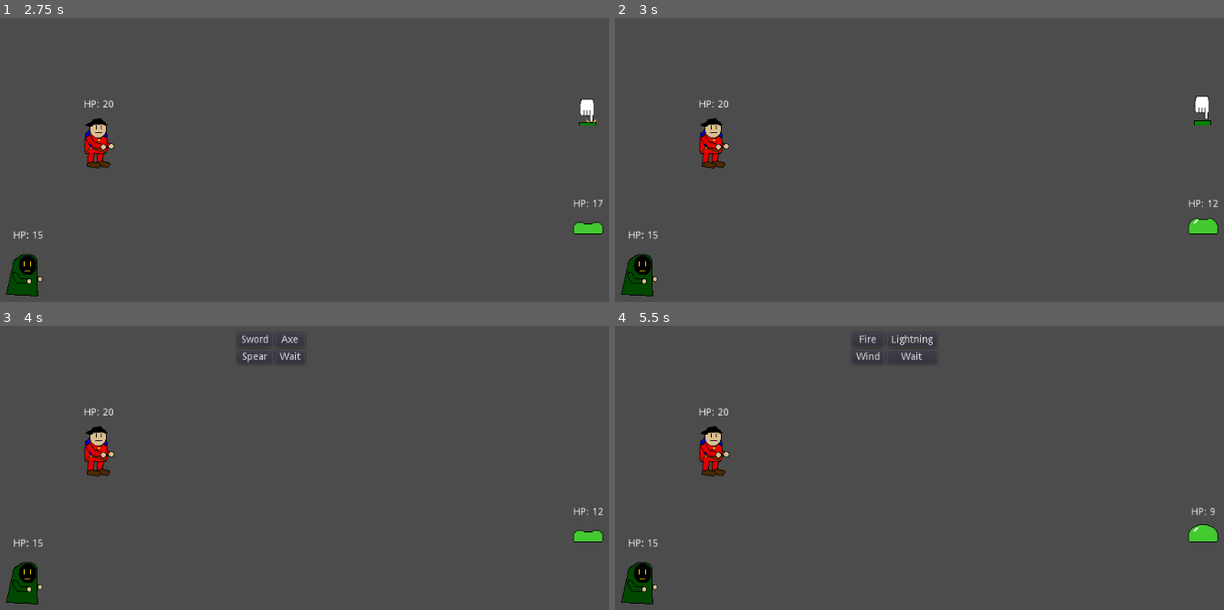
Above: before the commit, frames 1-4 (two rows, left to right).
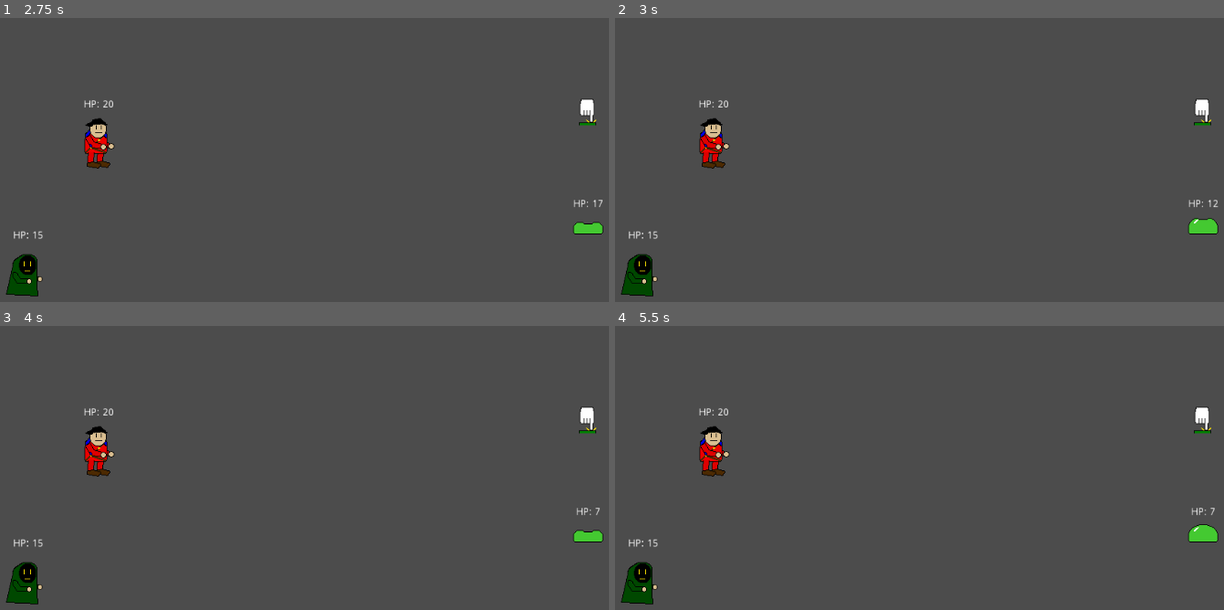
Above: after the commit, the same moments.

Repository: Mariolink528/Spellblade-Arena
Game: Godot game, scene res://Main.tscn
Same seed, same stepped clock (60 frames per second), same inputs: the game is played once before the commit and once after it.
Inputs (mouse positions are in pixels of both pictures, inside the frame that each line leads up to):
- Up to frame 1 (2.75 s): click "Sword" at 0.5 s; tap Enter at 1.25 s; tap X at 1.35 s; tap C at 1.55 s; click "Fire" at 2 s
- Up to frame 2 (3 s): tap C at 2.85 s
- Up to frame 3 (4 s): tap X at 3.05, 3.6 s; tap Space at 3.5 s; tap C at 3.8 s
- Up to frame 4 (5.5 s): click (907, 340) at 4.25 s, where only the run before the commit has a clickable "Axe"; tap Enter at 5 s; tap C at 5.1 s; tap X at 5.3 s

Frame 1 is identical in both runs. In frame 2, 0.1% of the frame differs, in the area x 95-98%, y 27-37%; in frame 3, 0.5%, in the area x 39-100%, y 3-67%; in frame 4, 0.5%.

Commit message:
adding Next Battle button

Diff:
--- a/Battle.gd
+++ b/Battle.gd
@@ -1,6 +1,4 @@
 extends Node2D
-
-
 # Declare member variables here. Examples:
 # var a = 2
 onready var enemy = $Enemy
@@ -11,7 +9,7 @@
 func _ready():
 	$Battle_Menu/Mage_Menu.hide()
 	$ACDisplay.hide()
-
+	$Battle_Menu/Next_Battle.hide()
 #Knight Menu Functions
 func _on_Sword_Button_pressed():
 	if enemy!= null:
@@ -21,7 +19,6 @@
 		$ACDisplay.frame = 0
 		$ACDisplay.show()
 	$Battle_Menu/Knight_Menu.hide()
-
 func _on_Axe_Button_pressed():
 	if enemy!= null:
 		attack = 2
@@ -41,7 +38,6 @@
 func _on_Knight_Wait_Button_pressed():
 	$Battle_Menu/Mage_Menu.show()
 	$Battle_Menu/Knight_Menu.hide()
-
 #Mage Menu functions
 func _on_Fire_Button_pressed():
 	if enemy!= null:
@@ -51,8 +47,6 @@
 		$ACDisplay.frame = 2
 		$ACDisplay.show()
 	$Battle_Menu/Mage_Menu.hide()
-
-
 func _on_Lightning_Button_pressed():
 	if enemy!= null:
 		attack = 5
@@ -83,8 +77,6 @@
 	$ACDisplay.frame = 0
 	$EndWindow.start(1)
 	$ACDisplay.show()
-
-
 func _on_Enemy_attack_zero():
 	attack = 8
 	window = "Mage"
@@ -93,9 +85,6 @@
 	$ACDisplay.frame = 2
 	$ACDisplay.show()
 
-
-
-
 func _unhandled_input(event):
 	if event is InputEventKey:
 		if event.pressed and event.scancode == KEY_X:
@@ -109,6 +98,7 @@
 					if enemy.hp <= 0:
 						enemy.queue_free()
 						enemy = null
+						$Battle_Menu/Next_Battle.show()
 					else:
 						$Battle_Menu/Mage_Menu.show()
 				elif attack == 2:
@@ -120,6 +110,7 @@
 					if enemy.hp <= 0:
 						enemy.queue_free()
 						enemy = null
+						$Battle_Menu/Next_Battle.show()
 					else:
 						$Battle_Menu/Mage_Menu.show()
 				elif attack == 3:
@@ -131,6 +122,7 @@
 					if enemy.hp <= 0:
 						enemy.queue_free()
 						enemy = null
+						$Battle_Menu/Next_Battle.show()
 					else:
 						$Battle_Menu/Mage_Menu.show()
 				elif attack == 7:
@@ -146,6 +138,10 @@
 					if enemy.hp <= 0:
 						enemy.queue_free()
 						enemy = null
+						$StartWindow.stop()
+						$EndWindow.stop()
+						$ACDisplay.hide()
+						$Battle_Menu/Next_Battle.show()
 					else:
 						emit_signal("enemy_turn")
 				elif attack == 5:
@@ -154,6 +150,10 @@
 					if enemy.hp <= 0:
 						enemy.queue_free()
 						enemy = null
+						$StartWindow.stop()
+						$EndWindow.stop()
+						$ACDisplay.hide()
+						$Battle_Menu/Next_Battle.show()
 					else:
 						emit_signal("enemy_turn")
 				elif attack == 6:
@@ -162,6 +162,10 @@
 					if enemy.hp <= 0:
 						enemy.queue_free()
 						enemy = null
+						$StartWindow.stop()
+						$EndWindow.stop()
+						$ACDisplay.hide()
+						$Battle_Menu/Next_Battle.show()
 					else:
 						emit_signal("enemy_turn")
 				elif attack == 8:
@@ -171,13 +175,7 @@
 					$EndWindow.stop()
 
 
-
-
-
-
-
 func _on_StartWindow_timeout():
-
 	if attack >= 4 and attack != 7:
 		$ACDisplay.frame = 3
 		window = "Mage"
@@ -203,3 +201,9 @@
 	else:
 		$ACDisplay.frame = 0
 		$ACDisplay.hide()
+
+
+
+func _on_Next_Battle_pressed():
+
+	pass
--- /dev/null
+++ b/Enemy.tscn
@@ -0,0 +1,49 @@
+[gd_scene load_steps=8 format=2]
+
+[ext_resource path="res://Slime.png" type="Texture" id=1]
+[ext_resource path="res://Enemy.gd" type="Script" id=2]
+
+[sub_resource type="AtlasTexture" id=3]
+atlas = ExtResource( 1 )
+region = Rect2( 0, 0, 64, 64 )
+
+[sub_resource type="AtlasTexture" id=4]
+atlas = ExtResource( 1 )
+region = Rect2( 64, 0, 64, 64 )
+
+[sub_resource type="AtlasTexture" id=5]
+atlas = ExtResource( 1 )
+region = Rect2( 0, 64, 64, 64 )
+
+[sub_resource type="AtlasTexture" id=6]
+atlas = ExtResource( 1 )
+region = Rect2( 64, 64, 64, 64 )
+
+[sub_resource type="SpriteFrames" id=7]
+animations = [ {
+"frames": [ SubResource( 3 ), SubResource( 4 ), SubResource( 5 ), SubResource( 6 ) ],
+"loop": true,
+"name": "default",
+"speed": 5.0
+} ]
+
+[node name="Enemy" type="Node2D"]
+position = Vector2( 899.274, 302.943 )
+script = ExtResource( 2 )
+
+[node name="AnimatedSprite" type="AnimatedSprite" parent="."]
+frames = SubResource( 7 )
+speed_scale = 1.323
+playing = true
+
+[node name="HP_Label" type="Label" parent="."]
+margin_left = -39.0
+margin_top = -35.0
+margin_right = 41.0
+margin_bottom = -17.0
+text = "HP: 20"
+align = 1
+valign = 1
+__meta__ = {
+"_edit_use_anchors_": false
+}
--- a/Main.tscn
+++ b/Main.tscn
@@ -1,10 +1,9 @@
-[gd_scene load_steps=22 format=2]
-
-[ext_resource path="res://Slime.png" type="Texture" id=1]
+[gd_scene load_steps=16 format=2]
+
+[ext_resource path="res://Enemy.tscn" type="PackedScene" id=1]
 [ext_resource path="res://Knight-1.png.png" type="Texture" id=2]
 [ext_resource path="res://Mage-1.png.png" type="Texture" id=3]
 [ext_resource path="res://Button Press clone.png" type="Texture" id=4]
-[ext_resource path="res://Enemy.gd" type="Script" id=5]
 [ext_resource path="res://Mage.gd" type="Script" id=6]
 [ext_resource path="res://Knight.gd" type="Script" id=7]
 [ext_resource path="res://Battle.gd" type="Script" id=8]
@@ -26,30 +25,6 @@
 "speed": 5.0
 } ]
 
-[sub_resource type="AtlasTexture" id=3]
-atlas = ExtResource( 1 )
-region = Rect2( 0, 0, 64, 64 )
-
-[sub_resource type="AtlasTexture" id=4]
-atlas = ExtResource( 1 )
-region = Rect2( 64, 0, 64, 64 )
-
-[sub_resource type="AtlasTexture" id=5]
-atlas = ExtResource( 1 )
-region = Rect2( 0, 64, 64, 64 )
-
-[sub_resource type="AtlasTexture" id=6]
-atlas = ExtResource( 1 )
-region = Rect2( 64, 64, 64, 64 )
-
-[sub_resource type="SpriteFrames" id=7]
-animations = [ {
-"frames": [ SubResource( 3 ), SubResource( 4 ), SubResource( 5 ), SubResource( 6 ) ],
-"loop": true,
-"name": "default",
-"speed": 5.0
-} ]
-
 [sub_resource type="AtlasTexture" id=8]
 atlas = ExtResource( 9 )
 region = Rect2( 0, 0, 64, 64 )
@@ -152,6 +127,16 @@
 margin_right = 119.0
 margin_bottom = 44.0
 text = "Wait"
+
+[node name="Next_Battle" type="Button" parent="Battle/Battle_Menu"]
+margin_left = 4.0
+margin_top = 78.0
+margin_right = 120.0
+margin_bottom = 111.0
+text = "Next Battle"
+__meta__ = {
+"_edit_use_anchors_": false
+}
 
 [node name="Knight" type="Node2D" parent="Battle"]
 position = Vector2( 212.132, 195.161 )
@@ -198,26 +183,7 @@
 "_edit_use_anchors_": false
 }
 
-[node name="Enemy" type="Node2D" parent="Battle"]
-position = Vector2( 899.274, 302.943 )
-script = ExtResource( 5 )
-
-[node name="AnimatedSprite" type="AnimatedSprite" parent="Battle/Enemy"]
-frames = SubResource( 7 )
-speed_scale = 1.323
-playing = true
-
-[node name="HP_Label" type="Label" parent="Battle/Enemy"]
-margin_left = -39.0
-margin_top = -35.0
-margin_right = 41.0
-margin_bottom = -17.0
-text = "HP: 20"
-align = 1
-valign = 1
-__meta__ = {
-"_edit_use_anchors_": false
-}
+[node name="Enemy" parent="Battle" instance=ExtResource( 1 )]
 
 [node name="StartWindow" type="Timer" parent="Battle"]
 
@@ -227,7 +193,7 @@
 [node name="ACDisplay" type="AnimatedSprite" parent="Battle"]
 position = Vector2( 896.681, 154.795 )
 frames = SubResource( 12 )
-[connection signal="enemy_turn" from="Battle" to="Battle/Enemy" method="_on_Battle_enemy_turn"]
+
 [connection signal="pressed" from="Battle/Battle_Menu/Knight_Menu/Sword_Button" to="Battle" method="_on_Sword_Button_pressed"]
 [connection signal="pressed" from="Battle/Battle_Menu/Knight_Menu/Axe_Button" to="Battle" method="_on_Axe_Button_pressed"]
 [connection signal="pressed" from="Battle/Battle_Menu/Knight_Menu/Spear_Button" to="Battle" method="_on_Spear_Button_pressed"]
@@ -236,7 +202,6 @@
 [connection signal="pressed" from="Battle/Battle_Menu/Mage_Menu/Lightning_Button" to="Battle" method="_on_Lightning_Button_pressed"]
 [connection signal="pressed" from="Battle/Battle_Menu/Mage_Menu/Wind_Button" to="Battle" method="_on_Wind_Button_pressed"]
 [connection signal="pressed" from="Battle/Battle_Menu/Mage_Menu/Mage_Wait_Button" to="Battle" method="_on_Mage_Wait_Button_pressed"]
-[connection signal="attack_one" from="Battle/Enemy" to="Battle" method="_on_Enemy_attack_one"]
-[connection signal="attack_zero" from="Battle/Enemy" to="Battle" method="_on_Enemy_attack_zero"]
+[connection signal="pressed" from="Battle/Battle_Menu/Next_Battle" to="Battle" method="_on_Next_Battle_pressed"]
 [connection signal="timeout" from="Battle/StartWindow" to="Battle" method="_on_StartWindow_timeout"]
 [connection signal="timeout" from="Battle/EndWindow" to="Battle" method="_on_EndWindow_timeout"]
